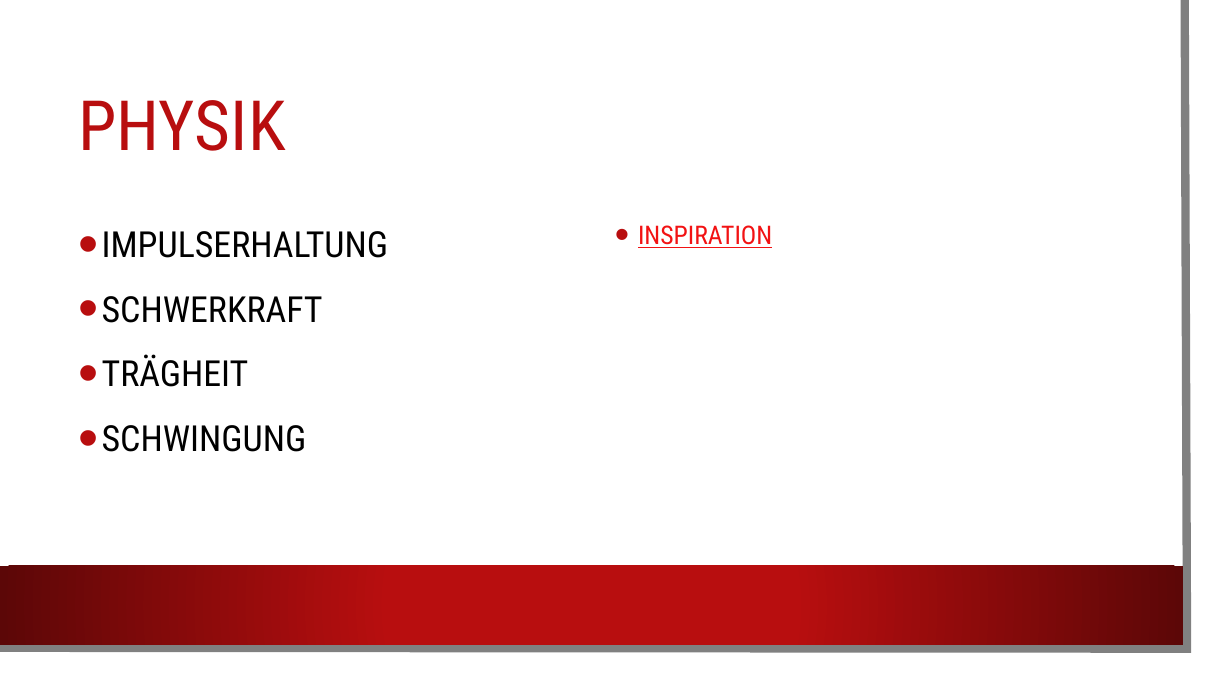
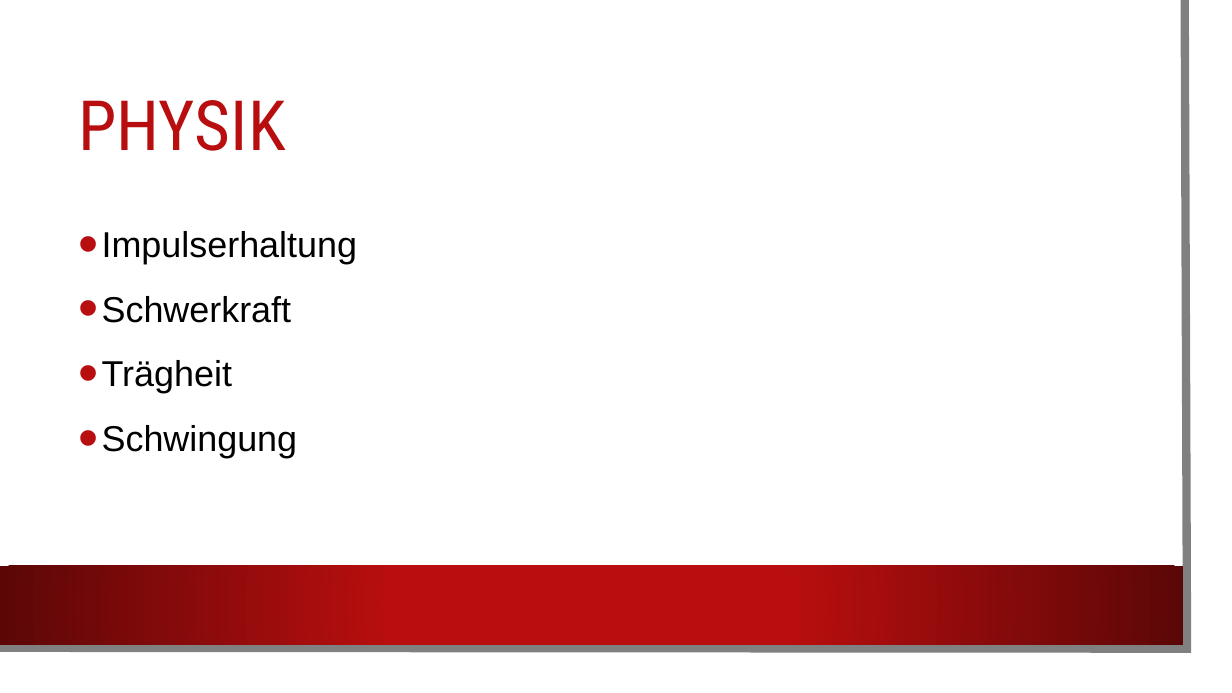
Before and after one commit to xXBasti/WorldwarJump, a slide deck: slide 3 of Docs/World war Jump Final.pptx. Drawn at 1232x693 pixels with LibreOffice and Linux fonts; fonts in the diff are those of the drawing; background and template pictures are left out. Boxes give left, top, right and bottom in pixels: in the first picture for what was removed or moved away, otherwise in the second. Text is boxed around its words. In the diff, an @@ line names an element or a change of style, - is before the commit and + after.

```diff
--- a/Docs/World war Jump Final.pptx
+++ b/Docs/World war Jump Final.pptx
@@ text at (x1=102, y1=231, x2=357, y2=458): text changed; font Roboto Condensed to Arial @@
-• IMPULSERHALTUNG
-• SCHWERKRAFT
-• TRÄGHEIT
-• SCHWINGUNG
+• Impulserhaltung
+• Schwerkraft
+• Trägheit
+• Schwingung
@@ text removed at (x1=638, y1=225, x2=772, y2=248) @@
-• INSPIRATION
```
Also in this commit, not shown: 3 other slides changed, 4 slides added, 3 slides removed, 1 other file.
